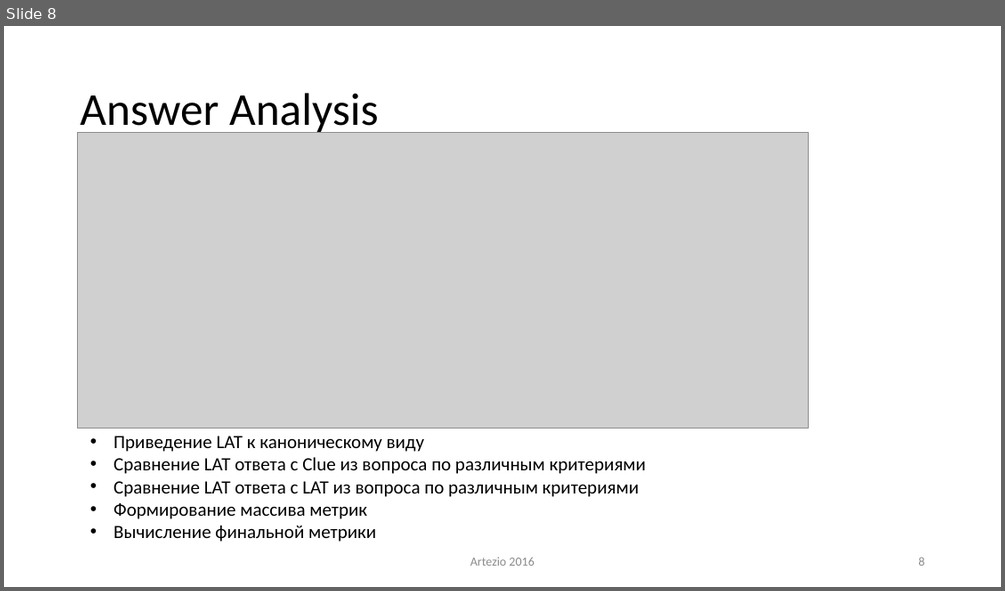
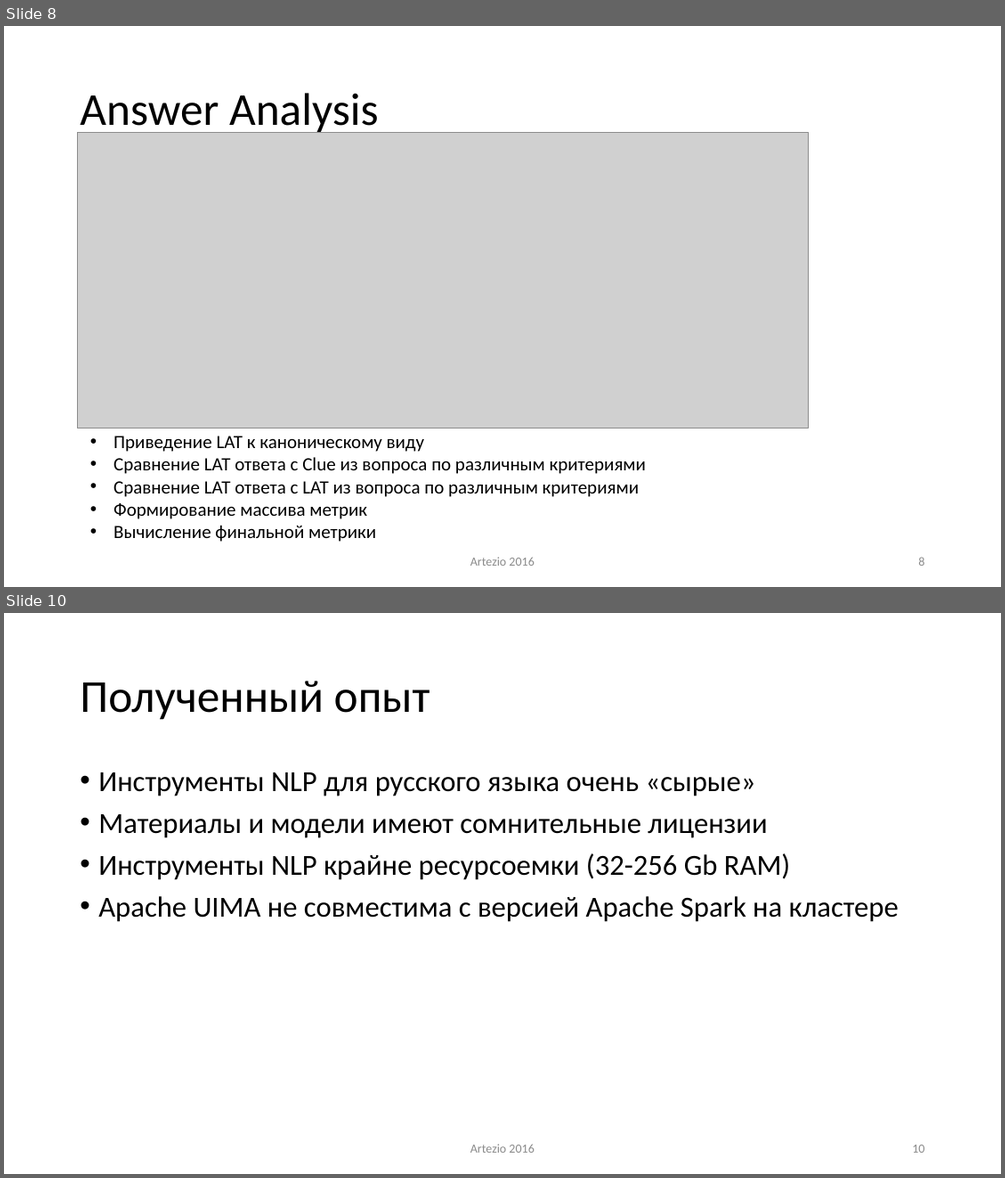
Before and after one commit to ike3/yodaqa, a slide deck: doc/Presentation.pptx. Shown one above the other, each under a label of ours: slide 8 before the commit, slides 8 and 10 after it; the slides between them are not shown. The pictures are 1005x591 and 1005x1178 pixels, drawn with LibreOffice and Linux fonts; fonts in the diff are those of the drawing; grey boxes stand for pictures. Boxes give left, top, right and bottom in pixels: in the first picture for what was removed or moved away, otherwise in the second. Text is boxed around its words. In the diff, an @@ line names an element or a change of style, - is before the commit and + after.

```diff
--- a/doc/Presentation.pptx
+++ b/doc/Presentation.pptx
@@ slide 10 added at bbox=[4, 613, 1001, 1174], background #FFFFFF @@
@@ title added at bbox=[80, 681, 430, 720], 44 pt, text #141414 @@
+Полученный опыт
@@ text added at bbox=[98, 772, 898, 922], 28 pt, text #141414 @@
+• Инструменты NLP для русского языка очень «сырые»
+• Материалы и модели имеют сомнительные лицензии
+• Инструменты NLP крайне ресурсоемки (32-256 Gb RAM)
+• Apache UIMA не совместима с версией Apache Spark на кластере
@@ text added at bbox=[470, 1143, 534, 1152], 12 pt, text #8C8C8C @@
+Artezio 2016
@@ page number added at bbox=[912, 1144, 924, 1152], 12 pt, text #8C8C8C @@
+10
```
Also in this commit, not shown: 1 slide changed, 2 other slides added, 3 other files.
